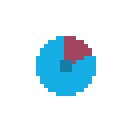
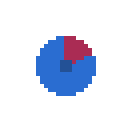
Two versions of the same layered image (128x128). Layer-by-layer changes:
painted on "Layer 5" over left=36, top=36, right=96, bottom=96
